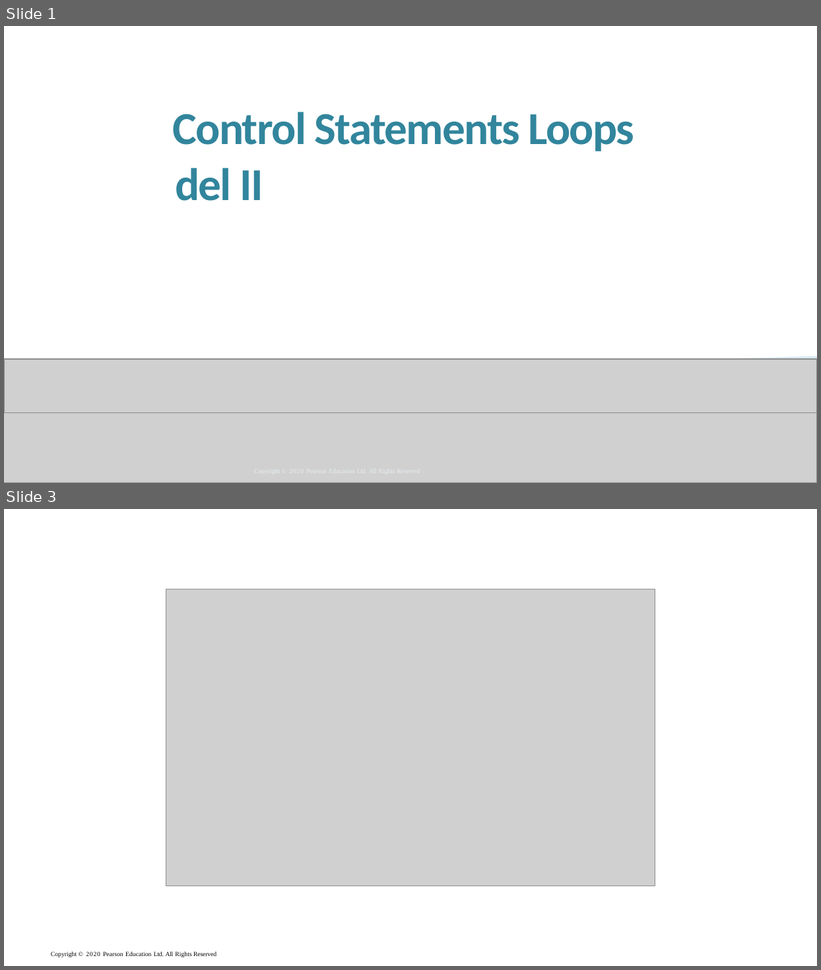
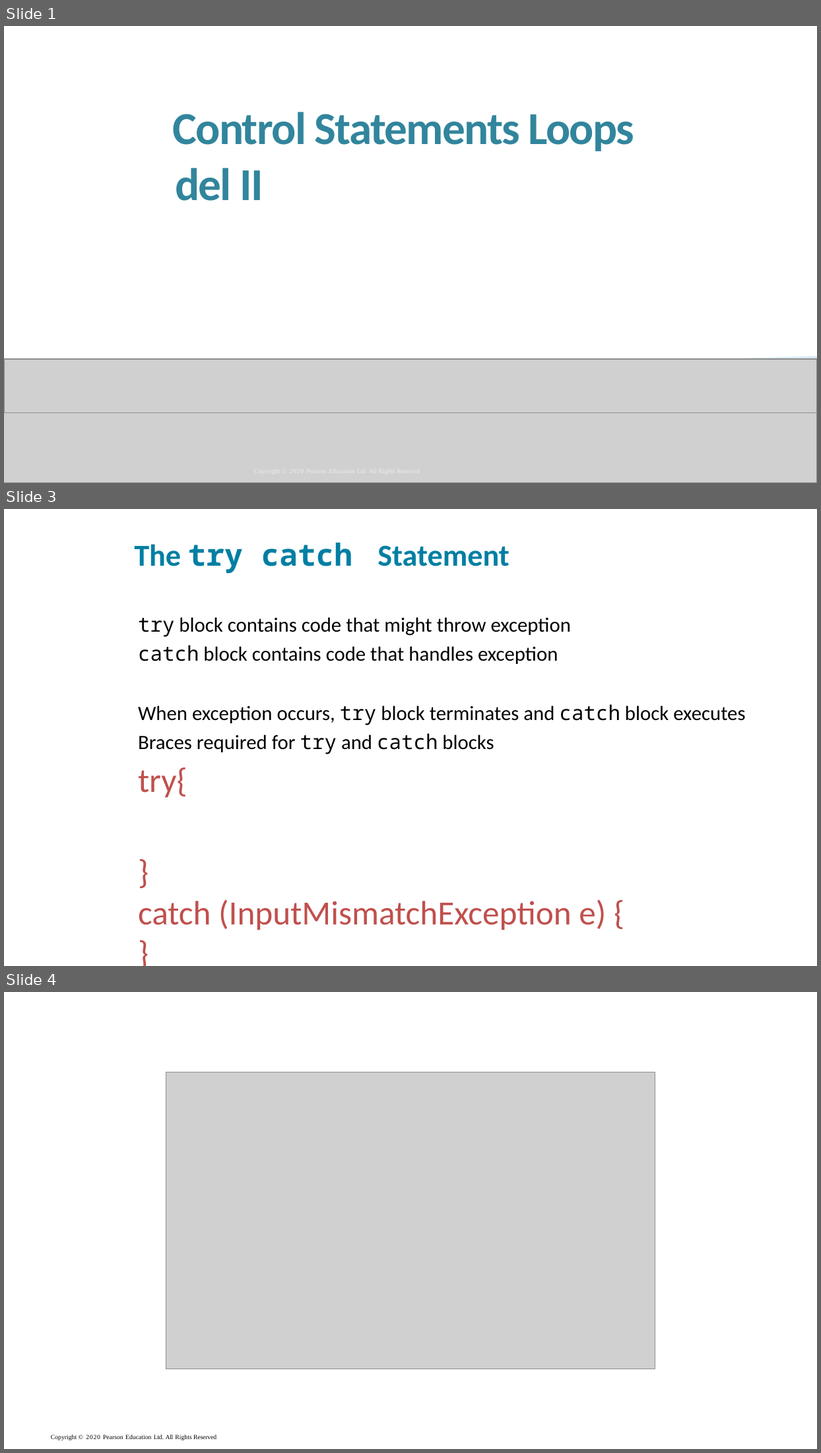
Before and after one commit to xiaoleibi/DMU26, a slide deck: ppt/uge40LoopsPartII.pptx. Shown one above the other, each under a label of ours: slides 1 and 3 before the commit, slides 1, 3 and 4 after it; the slides between them are not shown. The pictures are 821x970 and 821x1453 pixels, drawn with LibreOffice and Linux fonts; fonts in the diff are those of the drawing; grey boxes stand for pictures. Boxes give left, top, right and bottom in pixels: in the first picture for what was removed or moved away, otherwise in the second. Text is boxed around its words. In the diff, an @@ line names an element or a change of style, - is before the commit and + after.

```diff
--- a/ppt/uge40LoopsPartII.pptx
+++ b/ppt/uge40LoopsPartII.pptx
@@ slide 3 added at (4,509,817,966), background #FFFFFF @@
@@ title added at (134,543,510,574), 36 pt, text #007FA3, bold @@
+The try catch Statement
@@ text added at (138,617,745,931), 24 pt, text #000000 @@
+try block contains code that might throw exception
+catch block contains code that handles exception
+When exception occurs, try block terminates and catch block executes
+Braces required for try and catch blocks
+try{
+}
+catch (InputMismatchException e) {
+}
@@ what was slide 3 is now slide 4 @@
```
Also in this commit, not shown: 5 slides changed, 2 other files.
